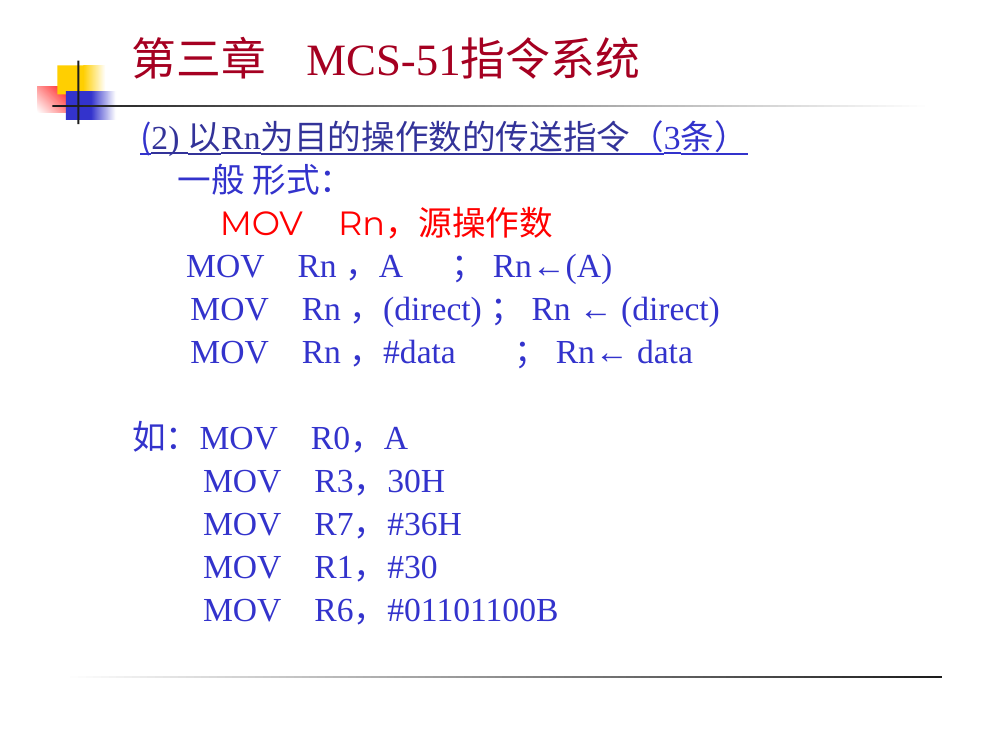
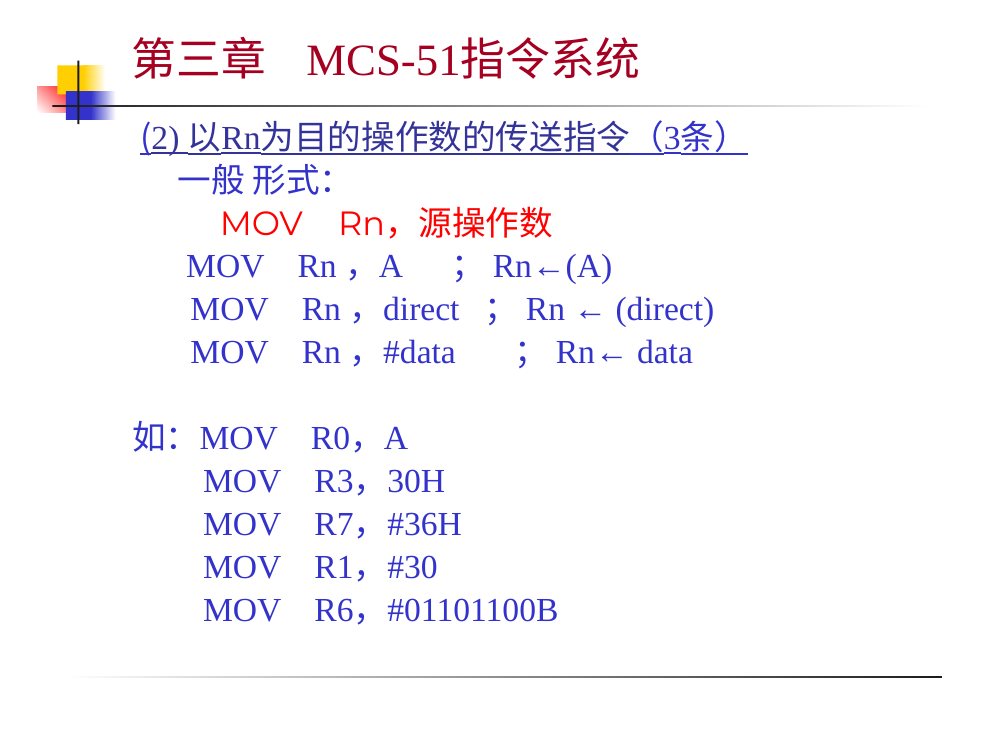
Before and after one commit to caizi333333/Educog-micro2026, a slide deck: slide 42 of public/resources/course/courseware/u3/ch3-v4.pptx. Drawn at 1008x756 pixels with LibreOffice and Linux fonts; fonts in the diff are those of the drawing. Boxes give left, top, right and bottom in pixels: in the first picture for what was removed or moved away, otherwise in the second. Text is boxed around its words. In the diff, an @@ line names an element or a change of style, - is before the commit and + after.

```diff
--- a/public/resources/course/courseware/u3/ch3-v4.pptx
+++ b/public/resources/course/courseware/u3/ch3-v4.pptx
@@ text at (190,296,715,327): text changed @@
-MOV Rn ，(direct) ； Rn ← (direct)
+MOV Rn ，direct ； Rn ← (direct)
```
Also in this commit, not shown: 15 other slides changed, 11 other files.
